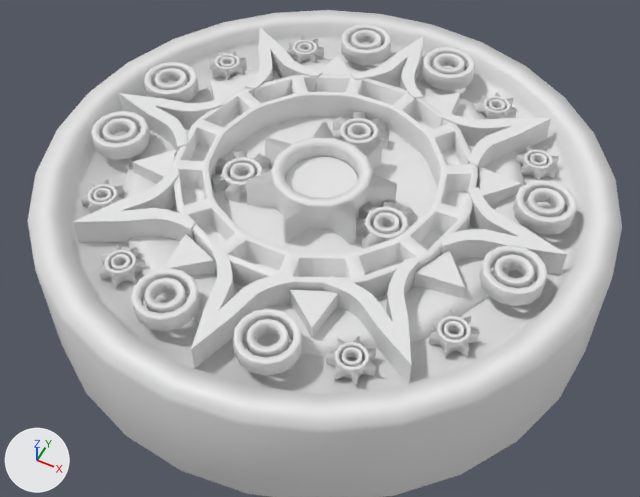
Two versions of the FBX model Assets/Game/3D Assets/Props/Artifact/MDL_PR_Artifact_01.fbx, one commit apart.
Before and after are seen from a 50 mm lens placed at (0.117, -0.235, 0.299), pointed at (0.003, -0.007, 0.014). The axes (+X, +Y, +Z) are drawn at lower left. The lights are the same throughout. Where no turn or scale is listed for an object, it has been applied to the vertices.
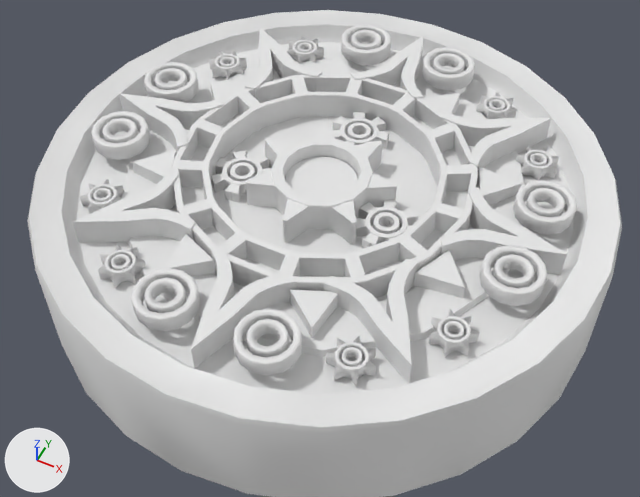
Where the newer file only moved an object's origin or applied its transform, the numbers keep the older frame.

Location of each change, [x1, y1, x2, y2] in pixels of the pictures (640 x 497 px):
part 1 of me_cylinder_026, built on: [122, 59, 529, 357] in both

Edits to the bpy script that builds the scene:
```text
Change me_cylinder_026:
    used by ob_cylinder_004; location = (-0.0868, 0.023, 0.0482)
    remove me_cylinder_026.from_pydata(...)  # 6919 vertices, 6710 faces; spans x -0.033..0.206, y -0.139..0.1, z -0.056..0.006
    add me_cylinder_026.from_pydata(...)  # 7007 vertices, 6798 faces; spans x -0.033..0.206, y -0.139..0.1, z -0.056..0.006
    me_cylinder_026 part 1
    56 faces are deleted
    56 vertices are added at x 0.004..0.169, y -0.105..0.066, z -0.006..-0.005
    112 new faces join them
```
